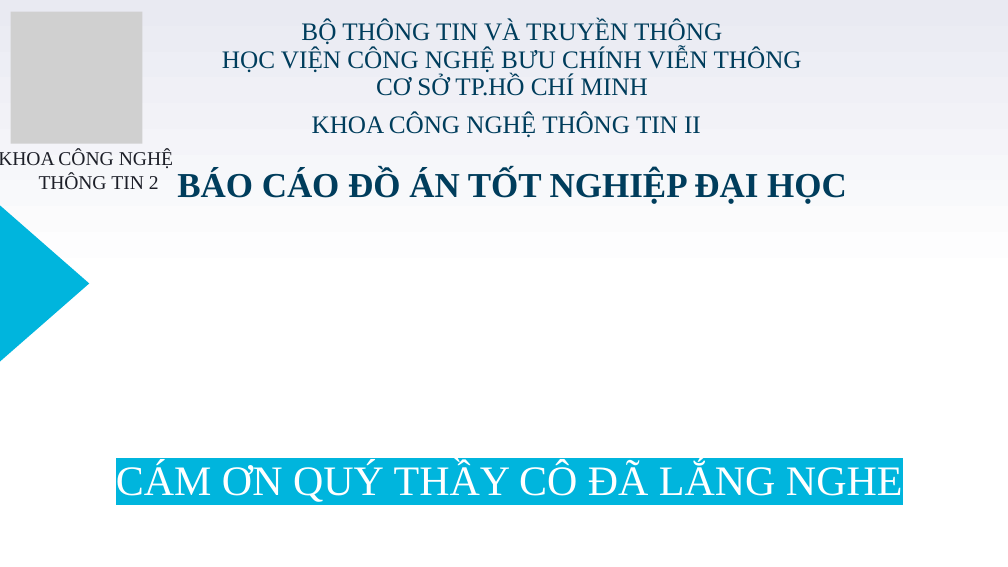
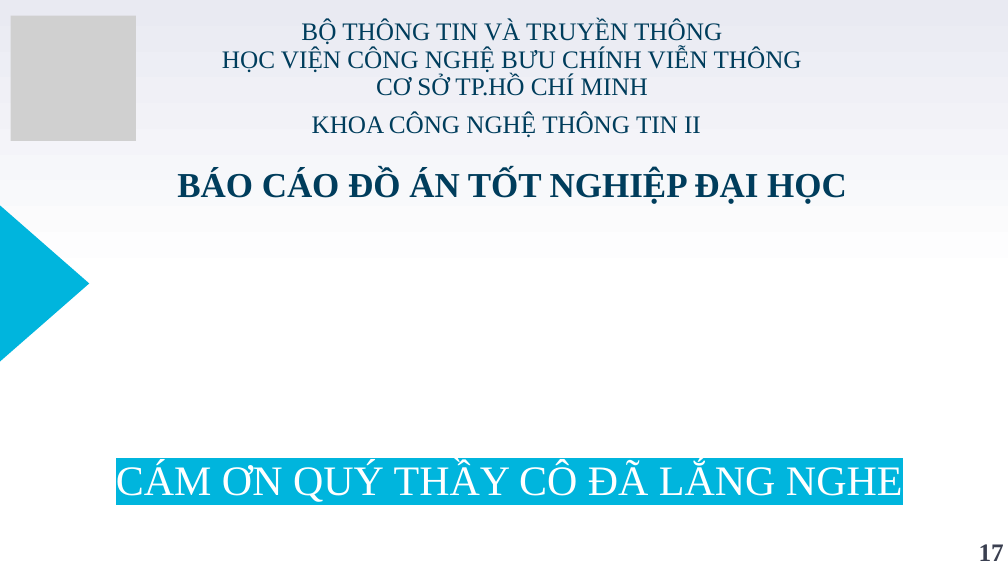
Before and after one commit to VoQuangTuong185/DoAnTotNghiep, a slide deck: slide 17 of Documentation/BCDK4/CN_185_VoQuangTuong_TomTat_BCCK.pptx. Drawn at 1008x567 pixels with LibreOffice and Linux fonts; fonts in the diff are those of the drawing; grey boxes stand for pictures. Boxes give left, top, right and bottom in pixels: in the first picture for what was removed or moved away, otherwise in the second. Text is boxed around its words. In the diff, an @@ line names an element or a change of style, - is before the commit and + after.

```diff
--- a/Documentation/BCDK4/CN_185_VoQuangTuong_TomTat_BCCK.pptx
+++ b/Documentation/BCDK4/CN_185_VoQuangTuong_TomTat_BCCK.pptx
@@ picture: place and size @@
-picture at <box>11,12,143,144</box>
+picture at <box>11,15,136,140</box>
@@ text removed at <box>0,150,173,189</box> @@
-KHOA CÔNG NGHỆ THÔNG TIN 2
@@ page number added at <box>979,544,1004,561</box>, 18 pt, text #3A3F50, bold @@
+17
```
Also in this commit, not shown: 16 other slides changed, 6 other files.
